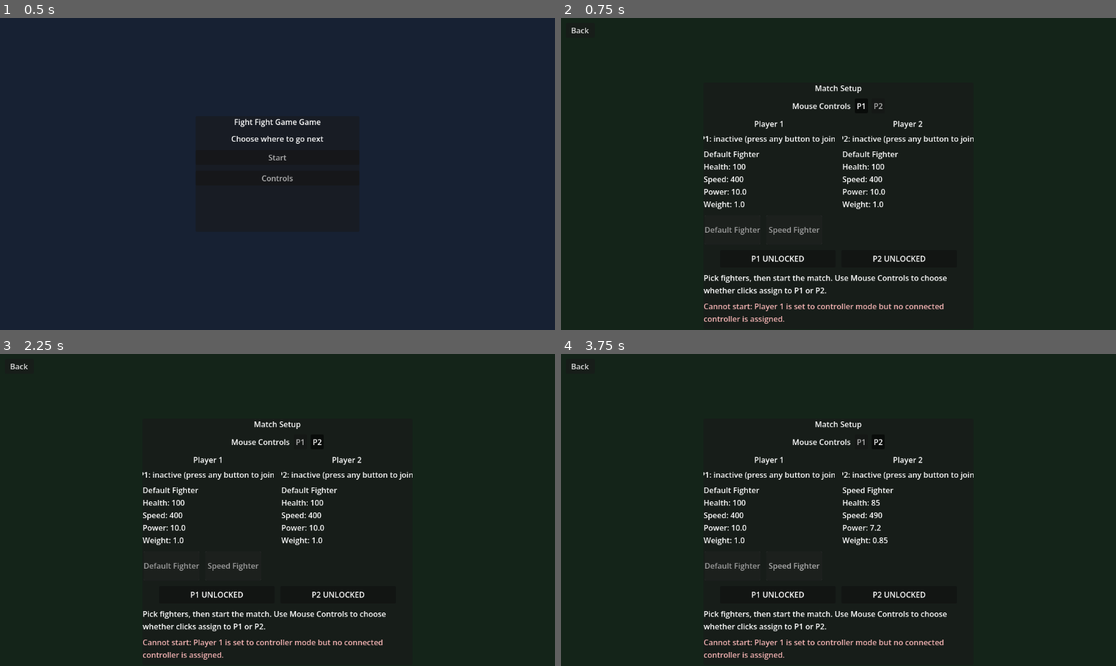
Above: before the commit, frames 1-4 (two rows, left to right).
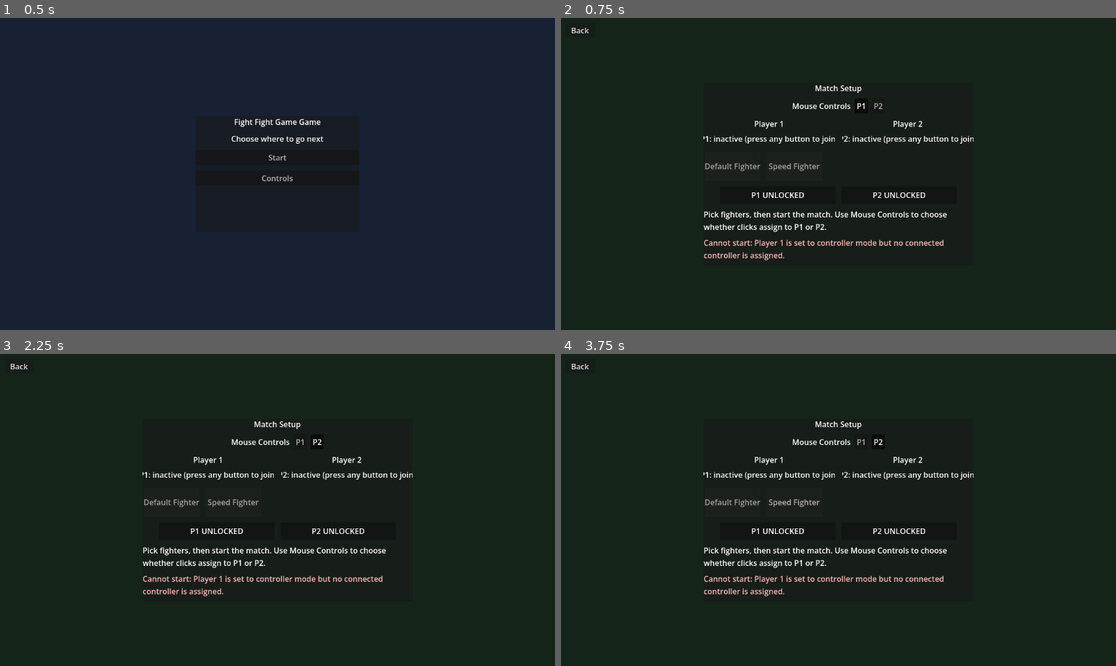
Above: after the commit, the same moments.

Repository: GitLlamma/Fight-Fight-Game-Game
Game: Godot game, scene res://scenes/main.tscn
The game is run twice, just before and just after one commit, with the same random seed, the same clock (stepped at 60 frames per second) and the same inputs.
Inputs:
- Up to frame 1 (0.5 s): no input
- Up to frame 2 (0.75 s): click "Start" at 0.5 s
- Up to frame 3 (2.25 s): click "P1" at 1.25 s; click "P2" at 2 s
- Up to frame 4 (3.75 s): click "Default Fighter" at 2.75 s; click "Speed Fighter" at 3.5 s

Frame 1 is identical in both runs. In frame 2, 4.1% of the frame differs, in the area x 25-70%, y 42-98%; in frame 3, 4.1%; in frame 4, 4.1%.

Commit message:
Hid stats

Diff:
--- a/GodotFiles/fight-fight-game-game/scenes/ui/hud.tscn
+++ b/GodotFiles/fight-fight-game-game/scenes/ui/hud.tscn
@@ -146,9 +146,7 @@
 clip_text = true
 
 [node name="P1PreviewLabel" type="Label" parent="CharacterSelectScreen/SelectContent/PlayerColumns/P1Column"]
-text = ""
-autowrap_mode = 3
-custom_minimum_size = Vector2(0, 120)
+visible = false
 
 [node name="P2Column" type="VBoxContainer" parent="CharacterSelectScreen/SelectContent/PlayerColumns"]
 size_flags_horizontal = 3
@@ -168,9 +166,7 @@
 clip_text = true
 
 [node name="P2PreviewLabel" type="Label" parent="CharacterSelectScreen/SelectContent/PlayerColumns/P2Column"]
-text = ""
-autowrap_mode = 3
-custom_minimum_size = Vector2(0, 120)
+visible = false
 
 [node name="CharacterGrid" type="GridContainer" parent="CharacterSelectScreen/SelectContent"]
 columns = 3
--- a/GodotFiles/fight-fight-game-game/scripts/hud.gd
+++ b/GodotFiles/fight-fight-game-game/scripts/hud.gd
@@ -412,8 +412,6 @@
 	var p2_selected_id: StringName = _get_selected_character_id(p2_character_option)
 	p1_selection_label.text = "P1: %s" % _build_character_select_player_status(1)
 	p2_selection_label.text = "P2: %s" % _build_character_select_player_status(2)
-	p1_preview_label.text = _build_preview_text(p1_selected_id)
-	p2_preview_label.text = _build_preview_text(p2_selected_id)
 	_refresh_lock_status_panels()
 	_refresh_character_grid_visuals()
 
Not shown, changed: DOCUMENTATION.md
